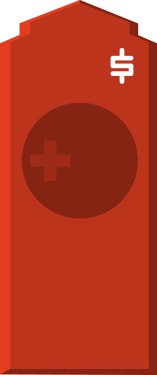
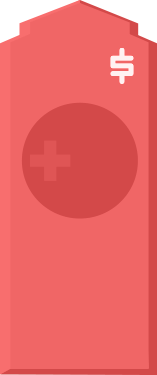
Two versions of the same layered image (157×375). Layer-by-layer changes:
pixels changed over 0, 0, 157, 375 (layer not identified)
